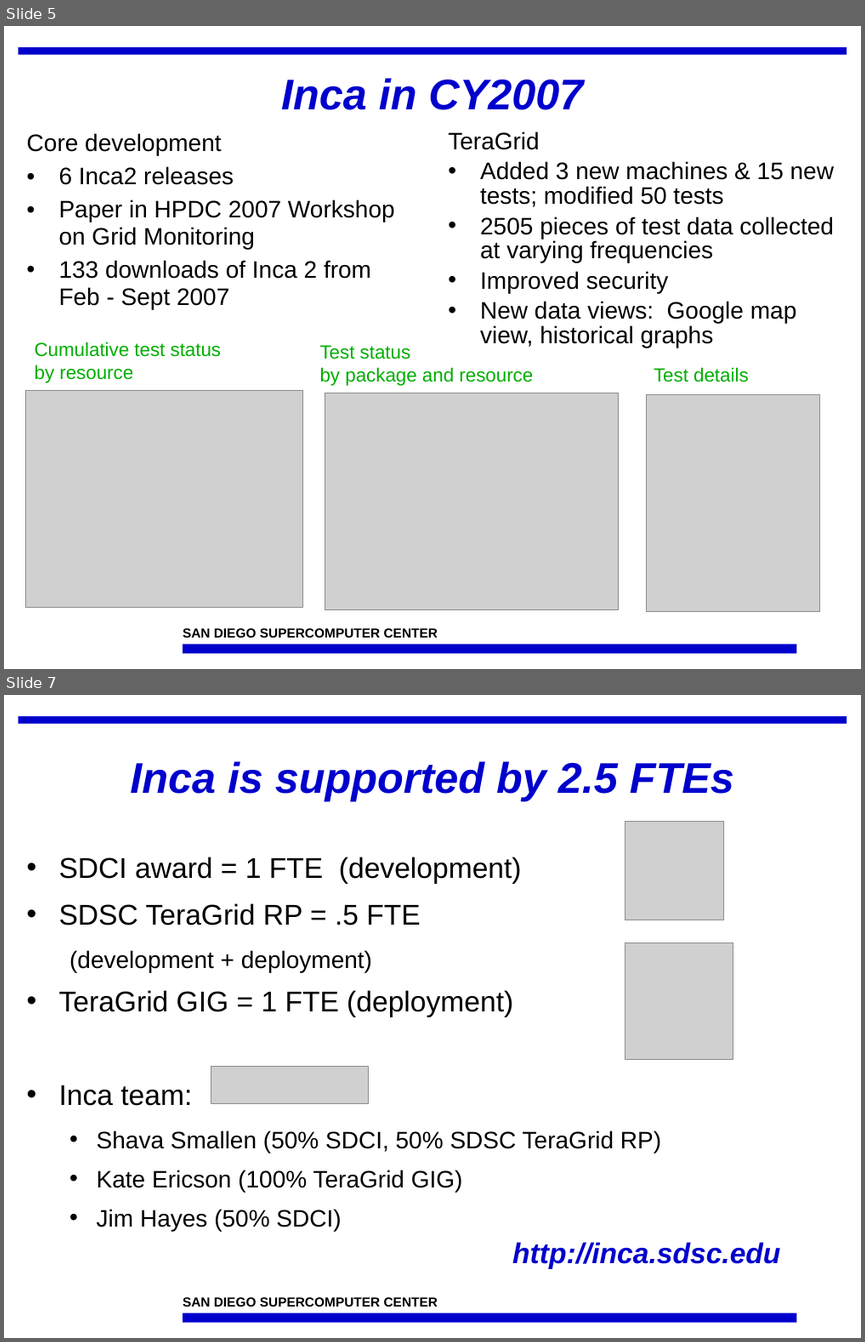
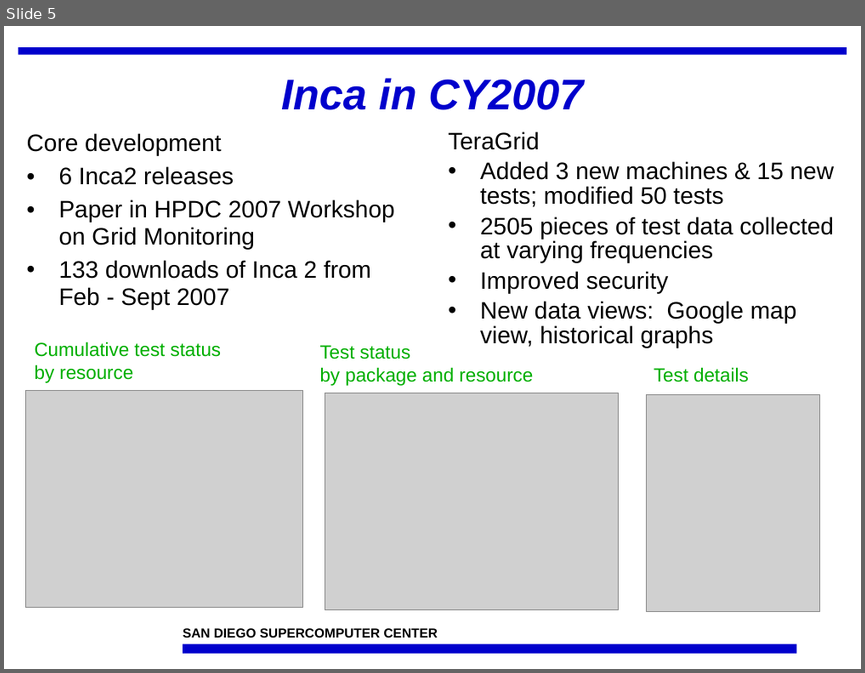
Before and after one commit to IncaProject/inca-xsede, a slide deck: talks/inca-nsf_02-08.ppt. Shown one above the other, each under a label of ours: slides 5 and 7 before the commit, slide 5 after it; the slides between them are not shown. The pictures are 865x1342 and 865x673 pixels, drawn with LibreOffice and Linux fonts; fonts in the diff are those of the drawing; grey boxes stand for pictures; background and template pictures are left out. Boxes give left, top, right and bottom in pixels: in the first picture for what was removed or moved away, otherwise in the second. Text is boxed around its words. In the diff, an @@ line names an element or a change of style, - is before the commit and + after.

```diff
--- a/talks/inca-nsf_02-08.ppt
+++ b/talks/inca-nsf_02-08.ppt
@@ slide 7 removed at [4,695,861,1338], background #FFFFFF; not listed: 3 template elements that a slide beside it also shows @@
@@ title removed at [130,761,734,801] @@
-Inca is supported by 2.5 FTEs
@@ picture removed at [625,822,724,920] @@
@@ text removed at [59,857,661,1231] @@
-• SDCI award = 1 FTE (development)
-• SDSC TeraGrid RP = .5 FTE
-  (development + deployment)
-• TeraGrid GIG = 1 FTE (deployment)
-• Inca team:
-  • Shava Smallen (50% SDCI, 50% SDSC TeraGrid RP)
-  • Kate Ericson (100% TeraGrid GIG)
-  • Jim Hayes (50% SDCI)
@@ picture removed at [625,942,733,1059] @@
@@ picture removed at [211,1066,368,1104] @@
@@ text removed at [512,1242,780,1269] @@
-http://inca.sdsc.edu
```
Also in this commit, not shown: 3 slides changed.
